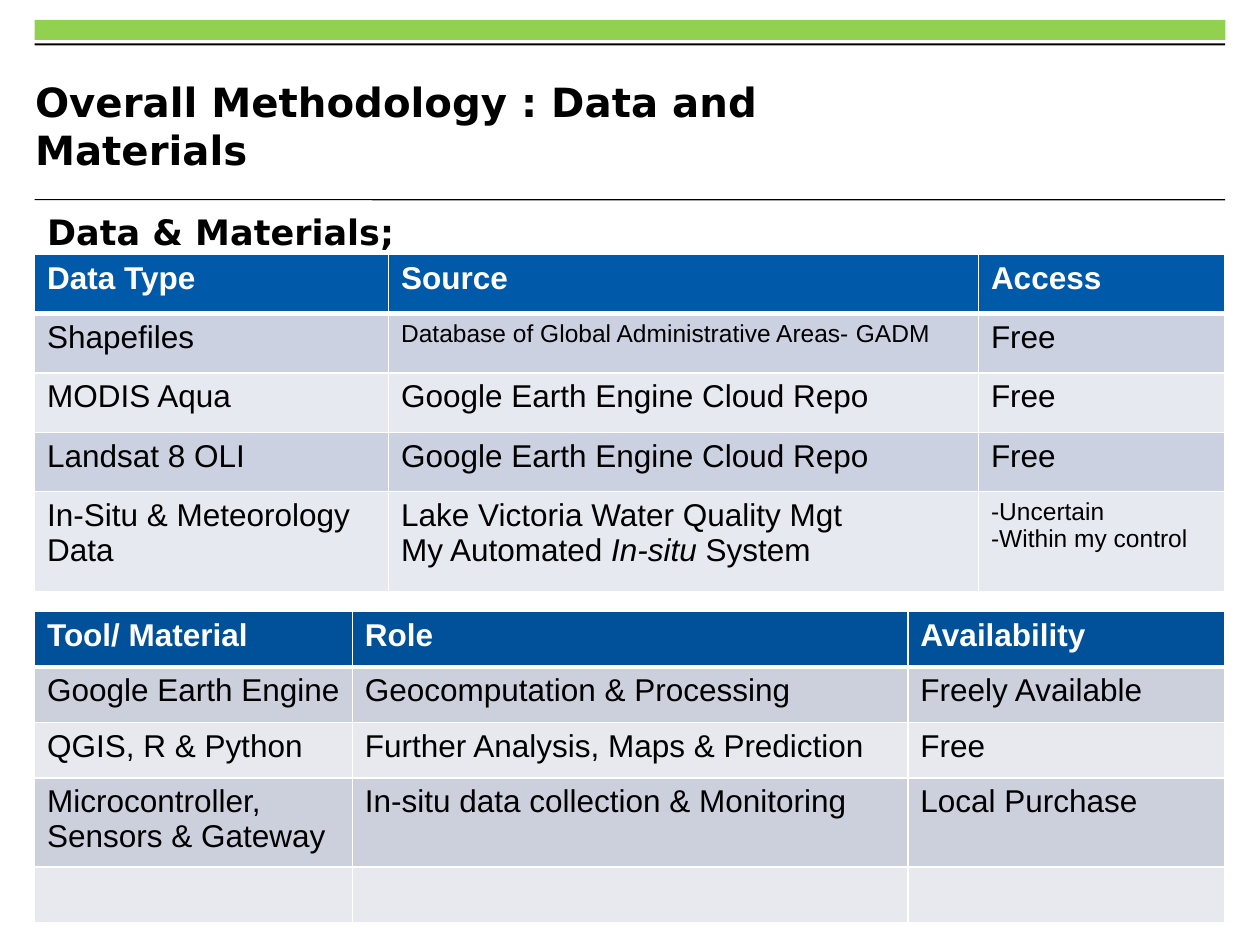
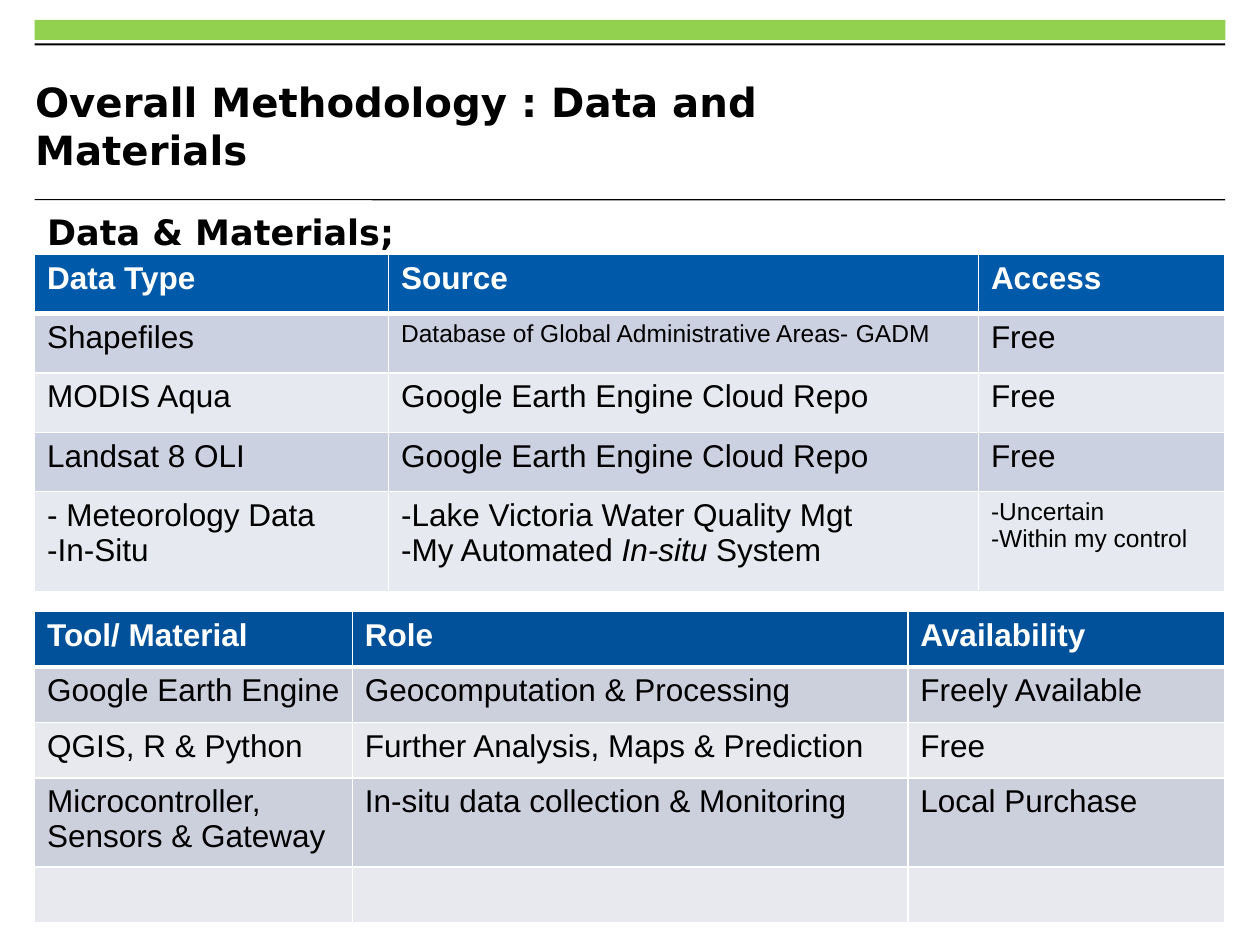
Before and after one commit to OkomoJacob/FinalYearProject, a slide deck: slide 7 of MY PRESENTATION.pptx. Drawn at 1260x945 pixels with LibreOffice and Linux fonts; fonts in the diff are those of the drawing; background and template pictures are left out. Boxes give left, top, right and bottom in pixels: in the first picture for what was removed or moved away, otherwise in the second. Text is boxed around its words. In the diff, an @@ line names an element or a change of style, - is before the commit and + after.

```diff
--- a/MY PRESENTATION.pptx
+++ b/MY PRESENTATION.pptx
@@ table at (34,255,1225,592) @@
-row 5, column 1: In-Situ & Meteorology Data
+row 5, column 1: - Meteorology Data / -In-Situ
-row 5, column 2: Lake Victoria Water Quality Mgt / My Automated In-situ System
+row 5, column 2: -Lake Victoria Water Quality Mgt / -My Automated In-situ System
```
Also in this commit, not shown: 2 other slides changed, 7 other files.
